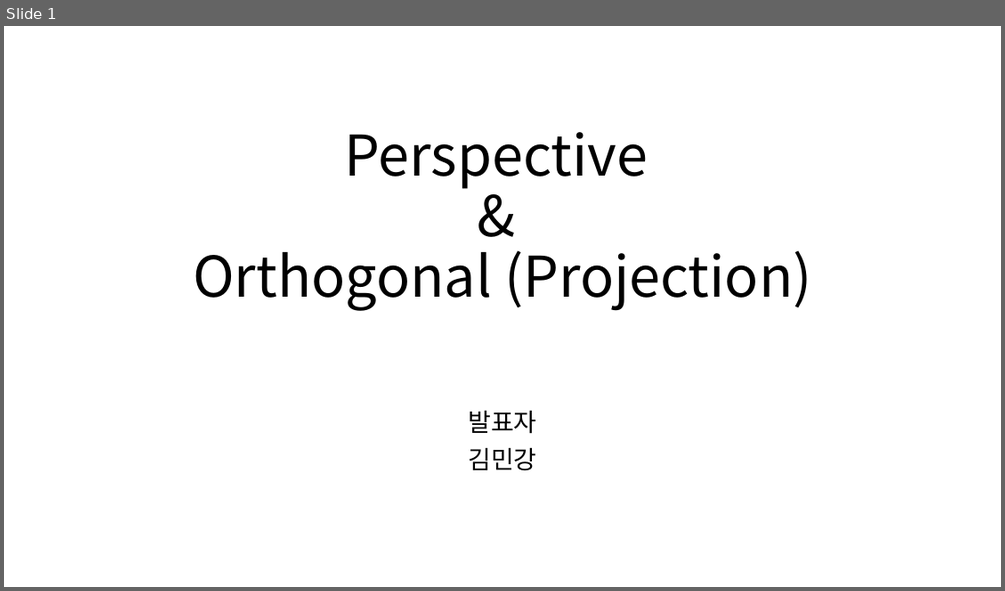
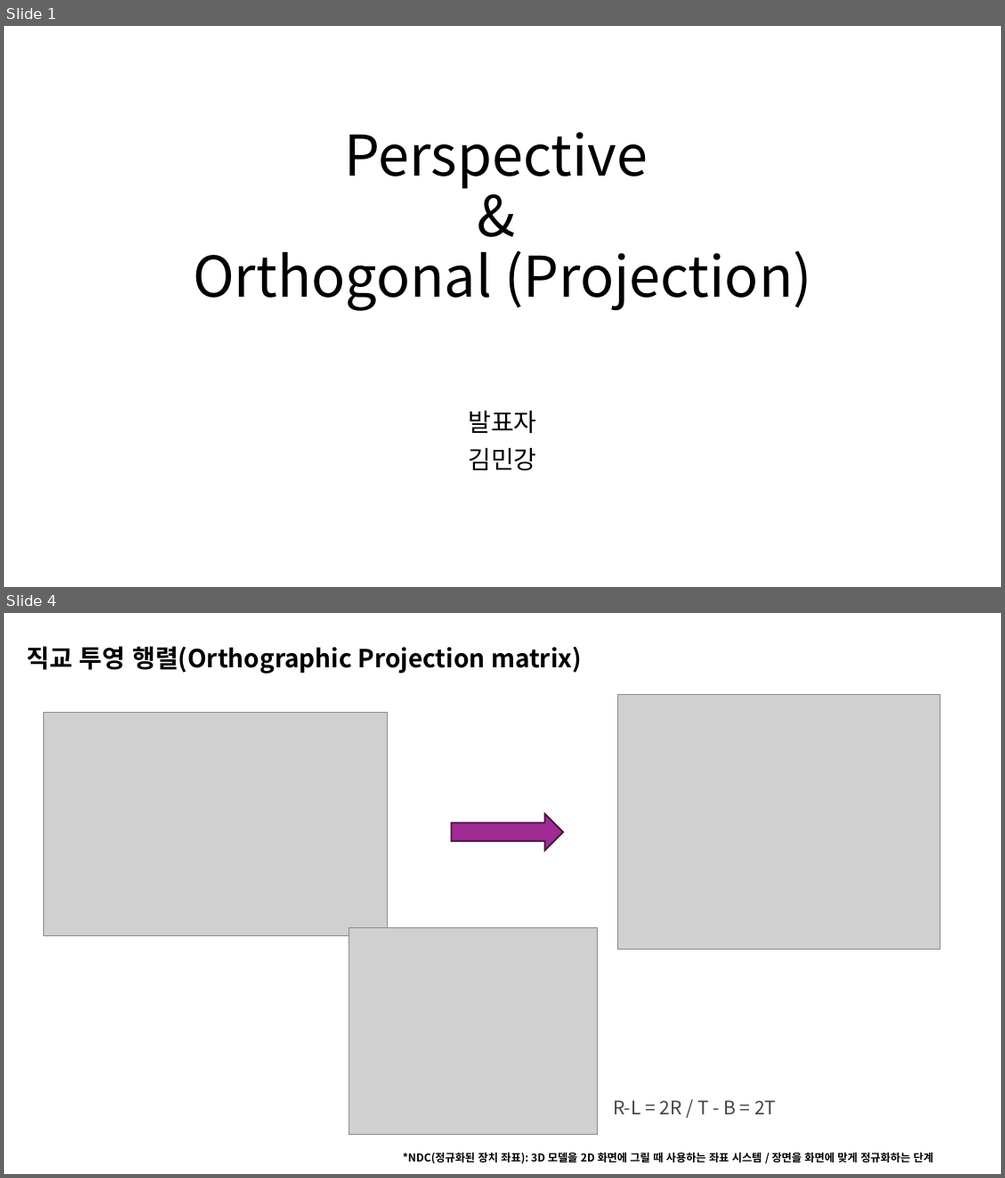
Before and after one commit to BeautyRiver/Graphics-Pipeline-Study, a slide deck: Perspective.pptx. Shown one above the other, each under a label of ours: slide 1 before the commit, slides 1 and 4 after it; the slides between them are not shown. The pictures are 1005x591 and 1005x1178 pixels, drawn with LibreOffice and Linux fonts; fonts in the diff are those of the drawing; grey boxes stand for pictures. Boxes give left, top, right and bottom in pixels: in the first picture for what was removed or moved away, otherwise in the second. Text is boxed around its words. In the diff, an @@ line names an element or a change of style, - is before the commit and + after.

```diff
--- a/Perspective.pptx
+++ b/Perspective.pptx
@@ slide 4 added at <box>4,613,1001,1174</box>, background #FFFFFF @@
@@ text added at <box>27,646,582,674</box>, 24 pt, text #000000, bold @@
+직교 투영 행렬(Orthographic Projection matrix)
@@ picture added at <box>44,712,387,935</box> @@
@@ picture added at <box>618,695,939,949</box> @@
@@ right arrow added at <box>451,813,563,850</box>, fill #A02B93, outline #461340 1.5 pt @@
@@ picture added at <box>349,927,598,1135</box> @@
@@ text added at <box>613,1100,776,1114</box>, 18 pt, text #444444 @@
+R-L = 2R / T - B = 2T
@@ text added at <box>403,1151,933,1166</box>, 10.5 pt, text #000000, bold @@
+*NDC(정규화된 장치 좌표): 3D 모델을 2D 화면에 그릴 때 사용하는 좌표 시스템 / 장면을 화면에 맞게 정규화하는 단계
```
Also in this commit, not shown: 3 slides changed, 2 other slides added, 1 slide removed.
